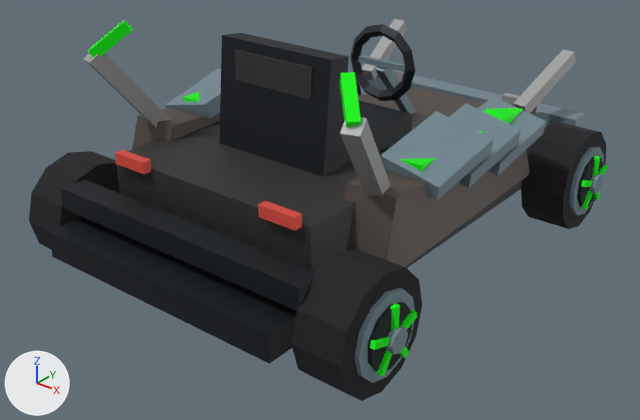
A saved change to the glTF model DLC/Predator/assets/kart/predator/predator/kart.glb.
Rendered twice from a 50 mm camera at (2.91, -3.8, 2.5) aimed at (0.01, -0.17, 0.25). The axes (+X, +Y, +Z) are drawn at lower left. The lights are the same throughout. The older version comes first. Where no turn or scale is listed for an object, it has been applied to the vertices. Vertices at exactly the same position are counted once.

Objects in the first picture: 'chassis', 'wheel-front-right', 'wheel-rear-left', 'wheel-rear-right' and 1 more.
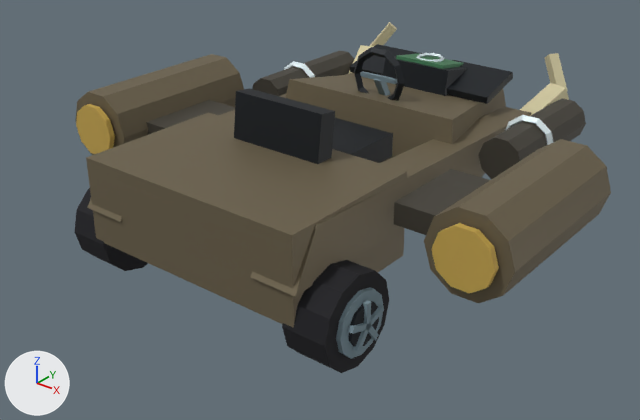
Edits to the bpy script that builds the scene:
```text
Change me_wheel_rear_left:
    remove me_wheel_rear_left.from_pydata(...)  # 132 vertices, 228 faces; spans x -0.221..0.135, y -0.31..0.31, z -0.31..0.31
    add me_wheel_rear_left.from_pydata(...)  # 113 vertices, 196 faces; spans x -0.182..0.125, y -0.25..0.25, z -0.25..0.25
    me_wheel_rear_left part 1: the loose piece of 26 vertices spanning x -0.135..0.135, y -0.31..0.31, z -0.31..0.31 is rebuilt with 51 vertices and now spans x -0.149..0.125, y -0.25..0.25, z -0.25..0.25
    other edits to the shape of me_wheel_rear_left do not show in these pictures
Change me_wheel_front_right:
    remove me_wheel_front_right.from_pydata(...)  # 132 vertices, 228 faces; spans x -0.135..0.221, y -0.31..0.31, z -0.31..0.31
    add me_wheel_front_right.from_pydata(...)  # 113 vertices, 196 faces; spans x -0.125..0.182, y -0.25..0.25, z -0.25..0.25
    me_wheel_front_right part 2: the loose piece of 26 vertices spanning x -0.135..0.135, y -0.31..0.31, z -0.31..0.31 is rebuilt with 51 vertices and now spans x -0.125..0.149, y -0.25..0.25, z -0.25..0.25
    me_wheel_front_right part 3: 106 vertices removed from x 0.134..0.221, y -0.217..0.217, z -0.217..0.217; 32 vertices added at x 0.158..0.182, y -0.124..0.124, z -0.11..0.053
    other edits to the shape of me_wheel_front_right do not show in these pictures
Change me_wheel_rear_right:
    remove me_wheel_rear_right.from_pydata(...)  # 132 vertices, 228 faces; spans x -0.135..0.221, y -0.31..0.31, z -0.31..0.31
    add me_wheel_rear_right.from_pydata(...)  # 113 vertices, 196 faces; spans x -0.125..0.182, y -0.25..0.25, z -0.25..0.25
    me_wheel_rear_right part 4: a new loose piece, a 10-sided cylinder along x spanning x 0.14..0.165, y -0.107..0.107, z -0.112..0.113, in mat_wheel_vertex_colours
    me_wheel_rear_right part 5: a new loose piece, a box spanning x 0.158..0.182, y -0.015..0.015, z 0.0..0.125, in mat_wheel_vertex_colours
    me_wheel_rear_right part 6: the loose piece of 26 vertices spanning x -0.135..0.135, y -0.31..0.31, z -0.31..0.31 is rebuilt with 51 vertices and now spans x -0.125..0.149, y -0.25..0.25, z -0.25..0.25
    me_wheel_rear_right part 7: 106 vertices removed from x 0.134..0.221, y -0.217..0.217, z -0.217..0.217; 32 vertices added at x 0.158..0.182, y -0.124..0.124, z -0.11..0.053
Remove ob_chassis:
    ob_chassis = bpy.data.objects.new('chassis', me_chassis)
Change ob_wheel_rear_left:
    ob_wheel_rear_left.location: (-0.95, -1.065, 0.31) -> (-0.76, -0.98, 0.25)
Change ob_wheel_front_right:
    ob_wheel_front_right.location: (0.95, 1.065, 0.31) -> (0.76, 0.98, 0.25)
Change ob_wheel_rear_right:
    ob_wheel_rear_right.location: (0.95, -1.065, 0.31) -> (0.76, -0.98, 0.25)
Add ob_identity_gunship_motif_scanner:
    ob_identity_gunship_motif_scanner = bpy.data.objects.new('identity-gunship-motif-scanner', me_identity_gunship_motif_scanner)  # 56 vertices, 104 faces; spans x -0.235..0.235, y 0.779..1.161, z 0.681..0.914
    ob_identity_gunship_motif_scanner.location = (0.0, 0.0, 0.0)
Add ob_identity_gunship_motif_plasma:
    ob_identity_gunship_motif_plasma = bpy.data.objects.new('identity-gunship-motif-plasma', me_identity_gunship_motif_plasma)  # 160 vertices, 304 faces; spans x -1.02..1.02, y 0.34..1.23, z 0.46..0.78
    ob_identity_gunship_motif_plasma.location = (0.0, 0.0, 0.0)
Add ob_identity_gunship_motif_tusks:
    ob_identity_gunship_motif_tusks = bpy.data.objects.new('identity-gunship-motif-tusks', me_identity_gunship_motif_tusks)  # 32 vertices, 48 faces; spans x -0.81..0.81, y 0.99..1.48, z 0.49..0.94
    ob_identity_gunship_motif_tusks.location = (0.0, 0.0, 0.0)
Add ob_identity_gunship_driver_cockpit:
    ob_identity_gunship_driver_cockpit = bpy.data.objects.new('identity-gunship-driver-cockpit', me_identity_gunship_driver_cockpit)  # 80 vertices, 140 faces; spans x -0.3..0.3, y -0.557..0.679, z 0.459..1.086
    ob_identity_gunship_driver_cockpit.location = (0.0, 0.0, 0.0)
Add ob_identity_gunship_gunship_armored_cargo_fuselage:
    ob_identity_gunship_gunship_armored_cargo_fuselage = bpy.data.objects.new('identity-gunship-gunship-armored-cargo-fuselage', me_identity_gunship_gunship_armored_cargo_fuselage)  # 188 vertices, 320 faces; spans x -1.5..1.5, y -1.24..1.65, z 0.26..0.87
    ob_identity_gunship_gunship_armored_cargo_fuselage.location = (0.0, 0.0, 0.0)
```

Where the change shows, as pixel boxes (x1, y1, x2, y2) in the pictures (640 x 420 px):
'chassis', deleted
    before: (49, 19, 586, 364)
'identity-gunship-gunship-armored-cargo-fuselage', added (brown)
    after: (75, 44, 611, 328)
'wheel-rear-right', reshaped, moved (18% narrower, 25% shorter)
    before: (291, 249, 422, 401)
    after: (282, 260, 389, 373)
'identity-gunship-driver-cockpit', added
    after: (234, 47, 405, 164)
'wheel-front-right', reshaped, moved (not visible afterwards)
    before: (521, 123, 607, 229)
'identity-gunship-motif-plasma', added
    after: (252, 50, 586, 179)
'wheel-rear-left', reshaped, moved (18% narrower, 15% shorter)
    before: (29, 151, 120, 249)
    after: (74, 188, 148, 271)
'identity-gunship-motif-scanner', added
    after: (383, 53, 468, 96)
'identity-gunship-motif-tusks', added
    after: (348, 22, 569, 116)
part 2 of me_wheel_front_right, rebuilt (not visible afterwards)
    before: (521, 123, 606, 229)
part 3 of me_wheel_front_right, built on
    before: (570, 147, 607, 216)
part 4 of me_wheel_rear_right, added
    after: (349, 301, 379, 347)
part 5 of me_wheel_rear_right, added
    after: (363, 300, 371, 327)
part 6 of me_wheel_rear_right, rebuilt (18% narrower, 25% shorter)
    before: (291, 249, 422, 401)
    after: (282, 260, 389, 373)
part 7 of me_wheel_rear_right, cut back
    before: (355, 288, 417, 383)
    after: (348, 305, 384, 352)
